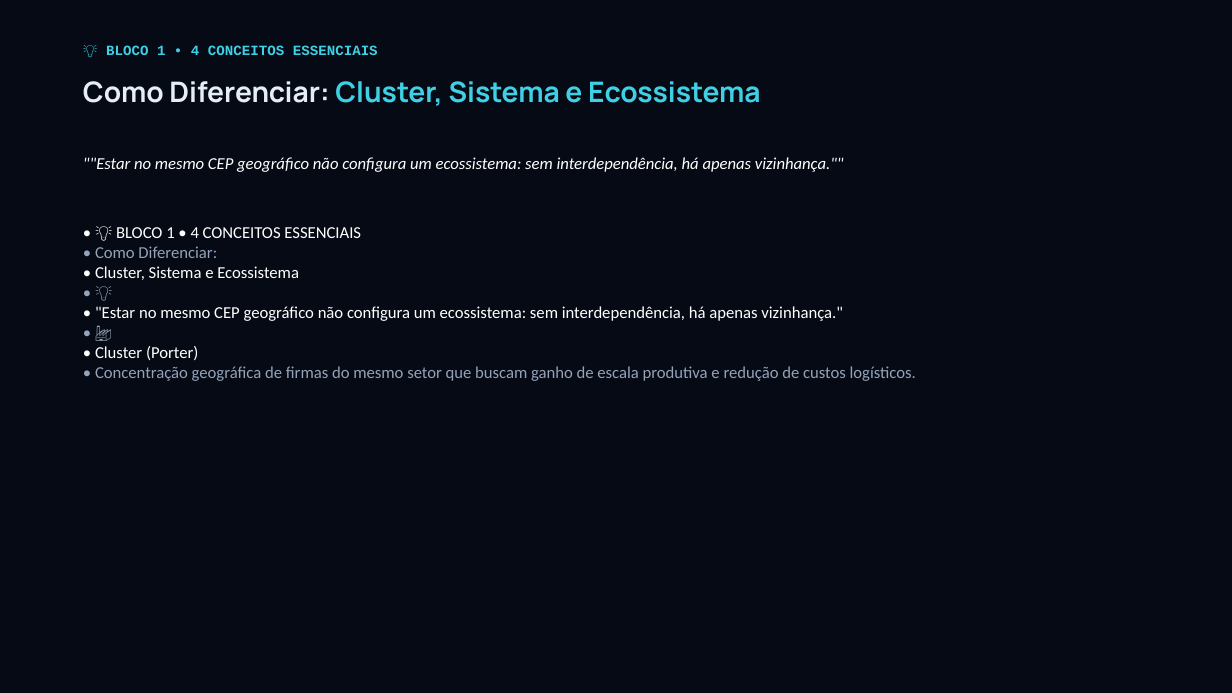
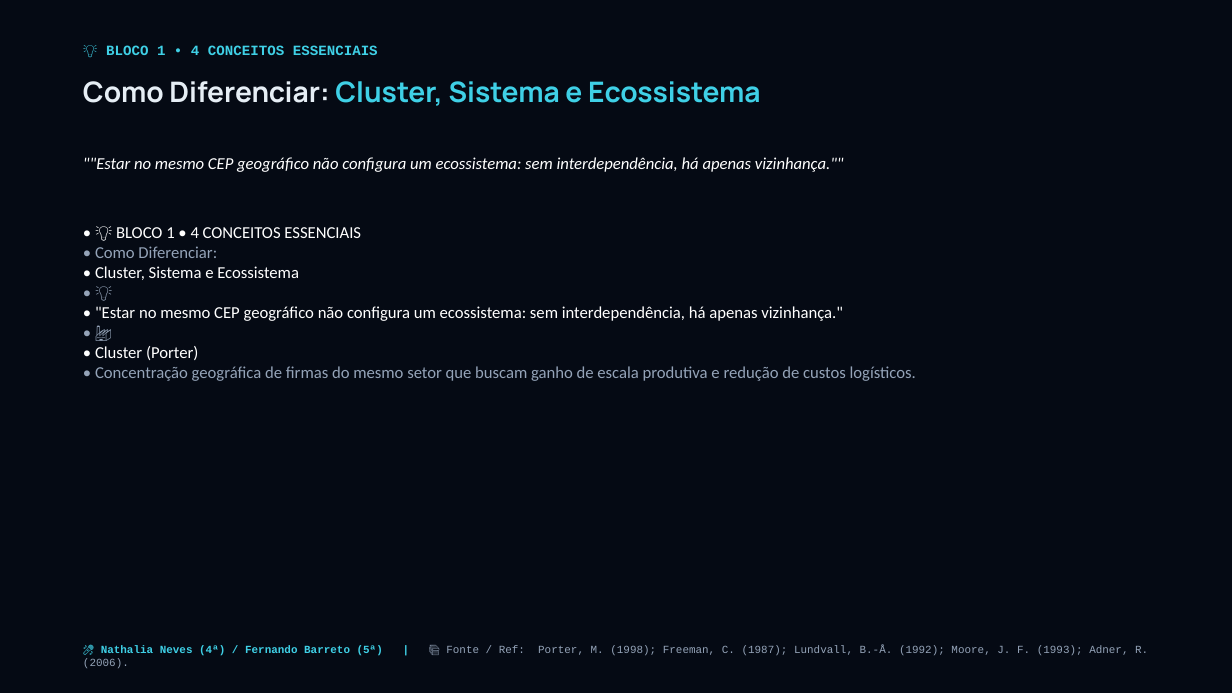
Before and after one commit to josuejofre/seminario-ecossistema-inovacao-pit, a slide deck: slide 6 of Seminario_5_Ecossistemas_Inovacao_Master.pptx. Drawn at 1232x693 pixels with LibreOffice and Linux fonts; fonts in the diff are those of the drawing. Boxes give left, top, right and bottom in pixels: in the first picture for what was removed or moved away, otherwise in the second. Text is boxed around its words. In the diff, an @@ line names an element or a change of style, - is before the commit and + after.

```diff
--- a/Seminario_5_Ecossistemas_Inovacao_Master.pptx
+++ b/Seminario_5_Ecossistemas_Inovacao_Master.pptx
@@ text added at <box>101,645,1148,656</box>, 8.5 pt, text #94A3B8 @@
+🎤 Nathalia Neves (4ª) / Fernando Barreto (5ª) | 📚 Fonte / Ref: Porter, M. (1998); Freeman, C. (1987); Lundvall, B.-Å. (1992); Moore, J. F. (1993); Adner, R. (2006).
```
Also in this commit, not shown: 42 other slides changed, 1 slide removed, 4 other files.
